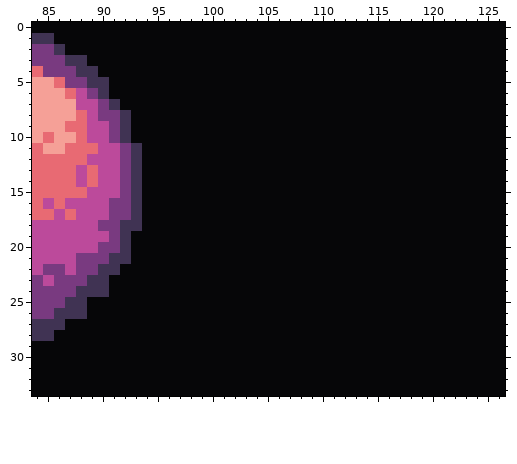
One commit to this pixel-art file: assets/sprites.ase. The picture above is the old version.
428x256 pixels, 1 frame. Shown: x 84..126, y 0..33. The commit also changed other parts of the picture, which this record leaves out.
Now the later version:
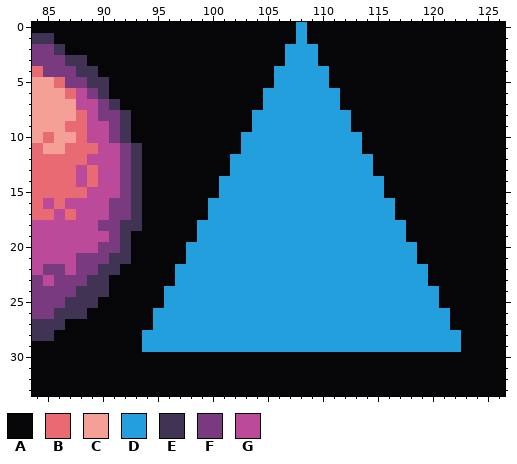
Palette (. is transparent): A #060608  B #e86a73  C #f5a097  D #249fde  E #403353  F #793a80  G #bc4a9b
Change:
layer "Layer 4" added
Changed rows in their new state; - is an unchanged pixel.
Layers "Layer 4", "Layer 3":
first column x 89:
 0 -------------------D--------------
 1 -------------------D--------------
 2 ------------------DDD-------------
 3 ------------------DDD-------------
 4 -----------------DDDDD------------
 5 -----------------DDDDD------------
 6 ----------------DDDDDDD-----------
 7 ----------------DDDDDDD-----------
 8 ---------------DDDDDDDDD----------
 9 ---------------DDDDDDDDD----------
10 --------------DDDDDDDDDDD---------
11 --------------DDDDDDDDDDD---------
12 -------------DDDDDDDDDDDDD--------
13 -------------DDDDDDDDDDDDD--------
14 ------------DDDDDDDDDDDDDDD-------
15 ------------DDDDDDDDDDDDDDD-------
16 -----------DDDDDDDDDDDDDDDDD------
17 -----------DDDDDDDDDDDDDDDDD------
18 ----------DDDDDDDDDDDDDDDDDDD-----
19 ----------DDDDDDDDDDDDDDDDDDD-----
20 ---------DDDDDDDDDDDDDDDDDDDDD----
21 ---------DDDDDDDDDDDDDDDDDDDDD----
22 --------DDDDDDDDDDDDDDDDDDDDDDD---
23 --------DDDDDDDDDDDDDDDDDDDDDDD---
24 -------DDDDDDDDDDDDDDDDDDDDDDDDD--
25 E------DDDDDDDDDDDDDDDDDDDDDDDDD--
26 ------DDDDDDDDDDDDDDDDDDDDDDDDDDD-
27 ------DDDDDDDDDDDDDDDDDDDDDDDDDDD-
28 -----DDDDDDDDDDDDDDDDDDDDDDDDDDDDD
29 -----DDDDDDDDDDDDDDDDDDDDDDDDDDDDD
